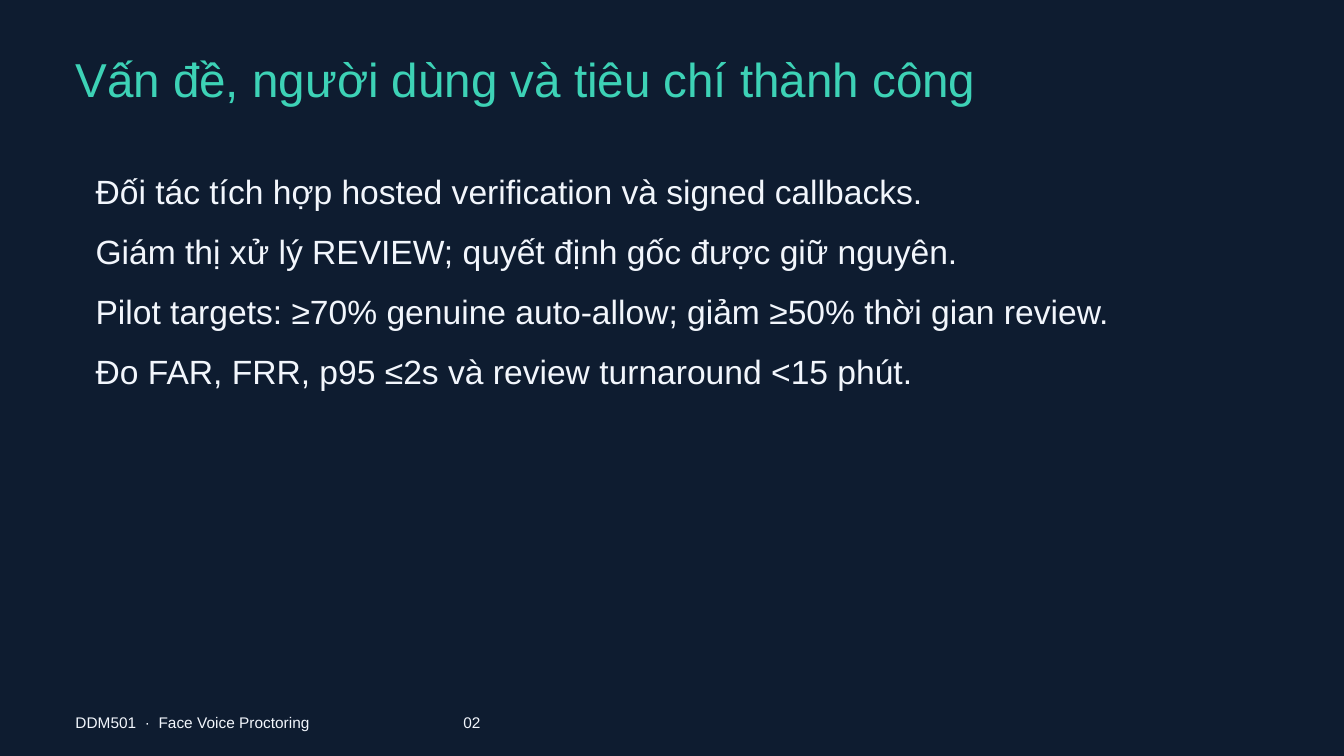
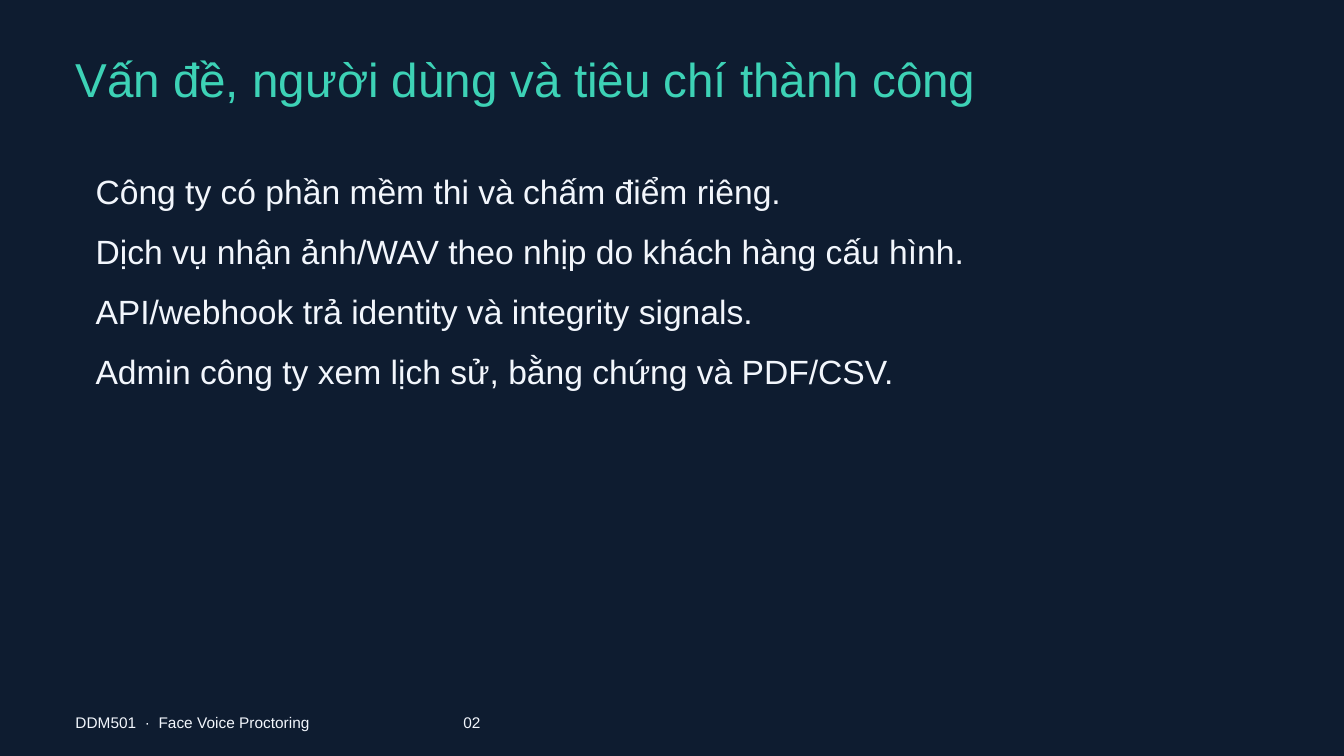
Before and after one commit to FSB-MSA36HN/DDM501-face-voice-proctoring, a slide deck: slide 2 of docs/DDM501_Face_Voice_Proctoring.pptx. Drawn at 1344x756 pixels with LibreOffice and Linux fonts; fonts in the diff are those of the drawing. Boxes give left, top, right and bottom in pixels: in the first picture for what was removed or moved away, otherwise in the second. Text is boxed around its words. In the diff, an @@ line names an element or a change of style, - is before the commit and + after.

```diff
--- a/docs/DDM501_Face_Voice_Proctoring.pptx
+++ b/docs/DDM501_Face_Voice_Proctoring.pptx
@@ text at <box>96,177,964,391</box>: text changed @@
-Đối tác tích hợp hosted verification và signed callbacks.
-Giám thị xử lý REVIEW; quyết định gốc được giữ nguyên.
-Pilot targets: ≥70% genuine auto-allow; giảm ≥50% thời gian review.
-Đo FAR, FRR, p95 ≤2s và review turnaround <15 phút.
+Công ty có phần mềm thi và chấm điểm riêng.
+Dịch vụ nhận ảnh/WAV theo nhịp do khách hàng cấu hình.
+API/webhook trả identity và integrity signals.
+Admin công ty xem lịch sử, bằng chứng và PDF/CSV.
```
Also in this commit, not shown: 4 other slides changed, 5 other files.
